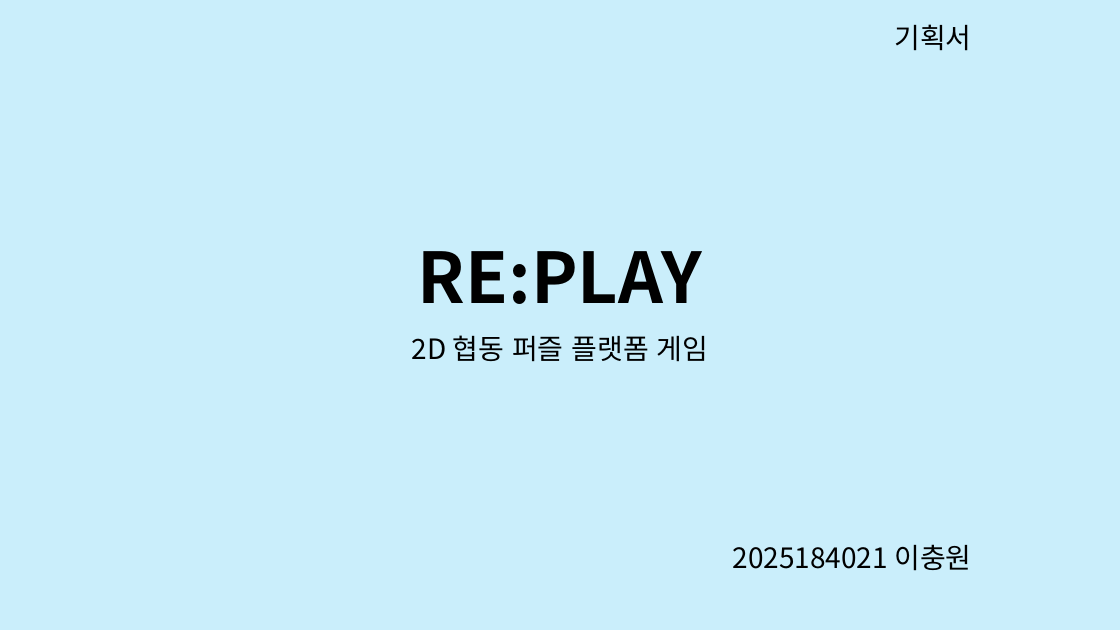
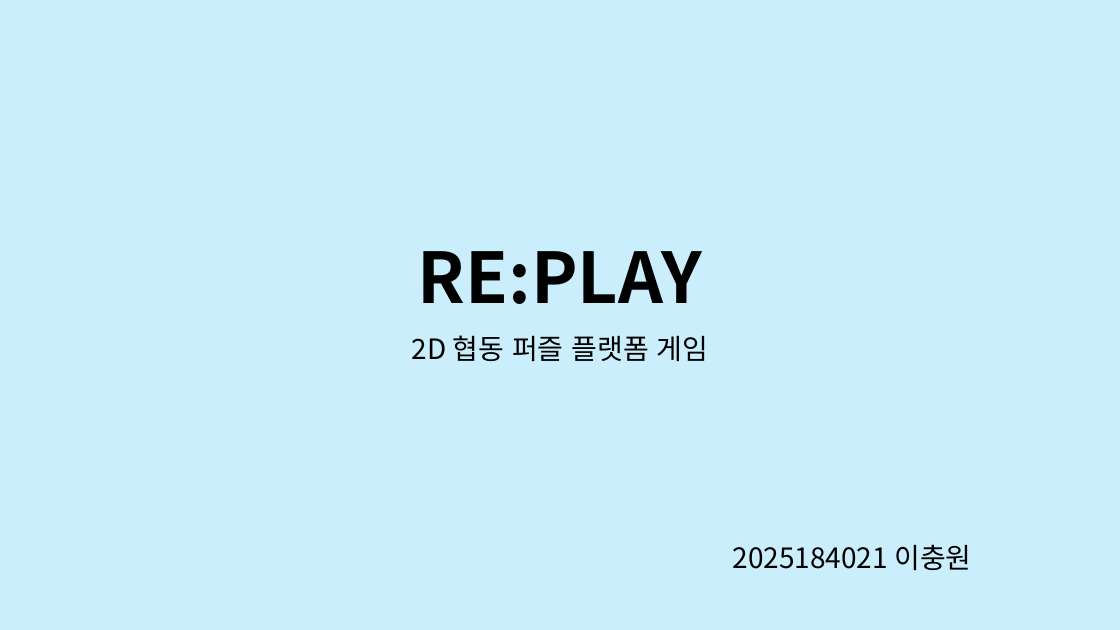
Before and after one commit to aufaks/2DGP_project_26, a slide deck: slide 1 of PR1/기획서.pptx. Drawn at 1120x630 pixels with LibreOffice and Linux fonts; fonts in the diff are those of the drawing. Boxes give left, top, right and bottom in pixels: in the first picture for what was removed or moved away, otherwise in the second. Text is boxed around its words. In the diff, an @@ line names an element or a change of style, - is before the commit and + after.

Commit message:
기획서 작성

```diff
--- a/PR1/기획서.pptx
+++ b/PR1/기획서.pptx
@@ text removed at (x1=894, y1=24, x2=971, y2=51) @@
-기획서
```
Also in this commit, not shown: 13 slides added, 2 slides removed, 1 other file.
